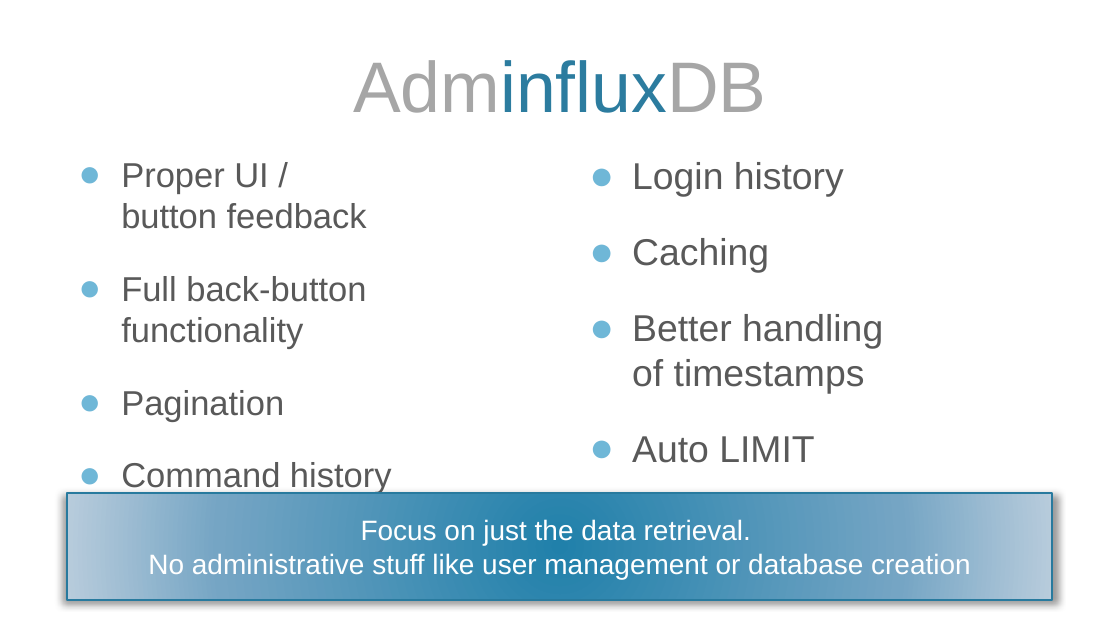
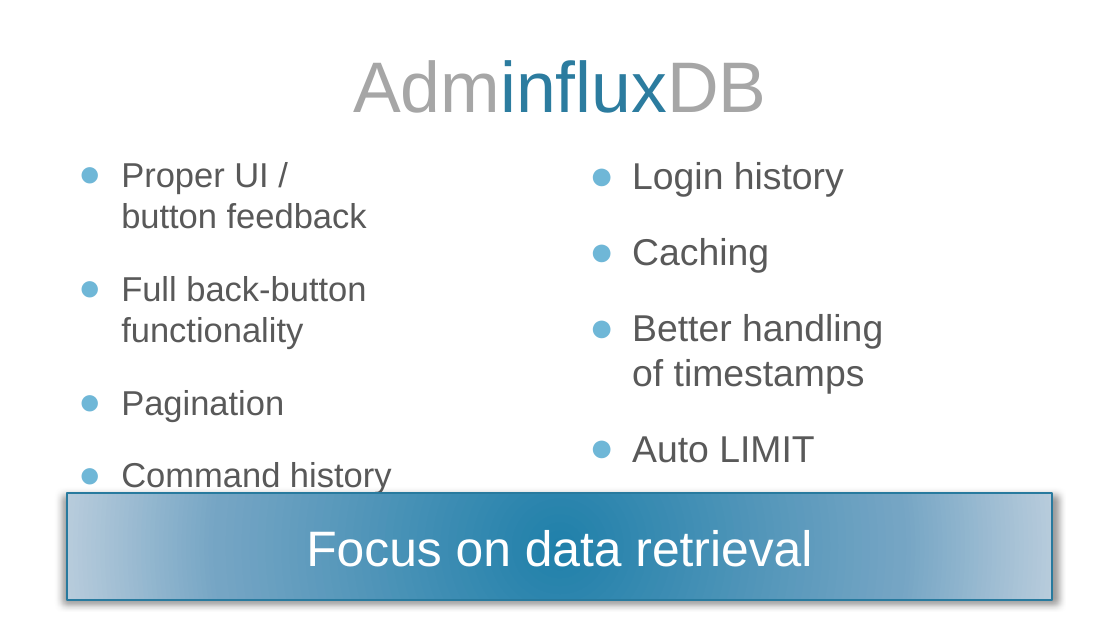
Before and after one commit to trivago/influxdbviewer, a slide deck: slide 5 of adminfluxdb.pptx (slide 4 before the commit). Drawn at 1120x630 pixels with LibreOffice and Linux fonts; fonts in the diff are those of the drawing. Boxes give left, top, right and bottom in pixels: in the first picture for what was removed or moved away, otherwise in the second. Text is boxed around its words. In the diff, an @@ line names an element or a change of style, - is before the commit and + after.

```diff
--- a/adminfluxdb.pptx
+++ b/adminfluxdb.pptx
@@ text in rectangle at [306,530,812,567]: text changed; size 18 to 32 pt @@
-Focus on just the data retrieval.
-No administrative stuff like user management or database creation
+Focus on data retrieval
```
Also in this commit, not shown: 1 other slide changed, 1 slide added, 1 slide removed.
